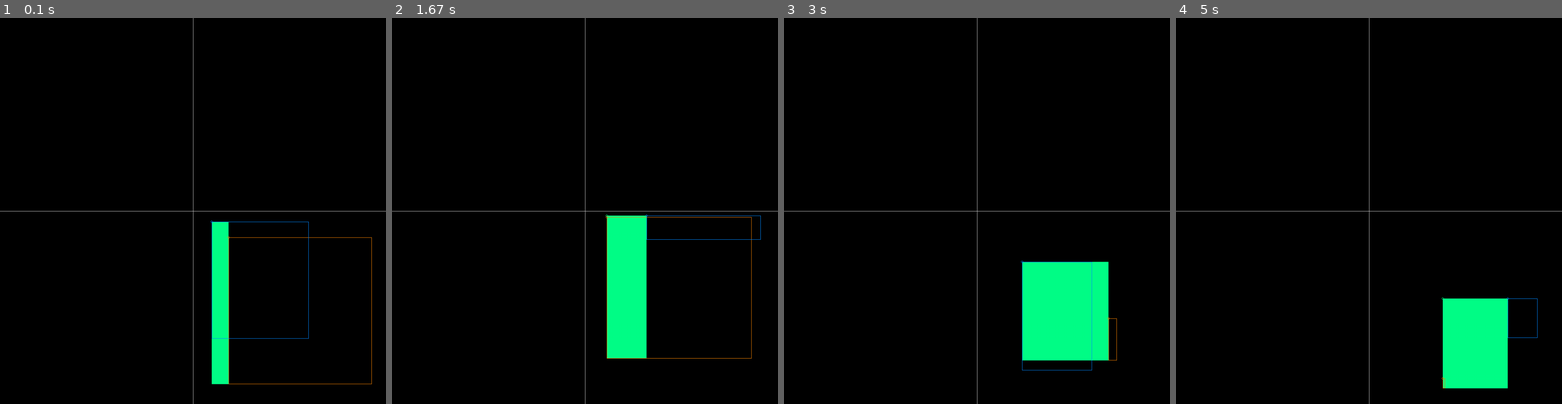
Above: before the commit, frames 1-4 (left to right).
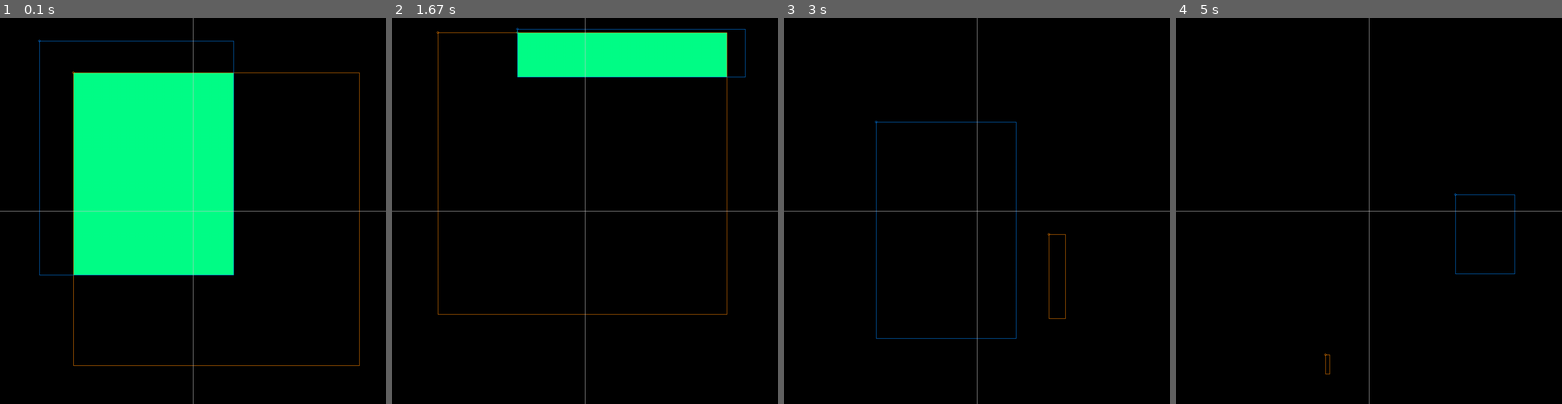
Above: after the commit, the same moments.

Repository: jancoufal/pyshards
Game: pygame game, started from interview-amazon-1.py
Same seed, same stepped clock (60 frames per second), same inputs: the game is played once before the commit and once after it.
Inputs:
- Up to frame 1 (0.1 s): no input
- Up to frame 2 (1.67 s): tap Enter at 0.33, 1.6 s; type "an" at 0.67 s; type "n" at 1.27 s
- Up to frame 3 (3 s): type "a" at 1.92 s; tap Enter at 2.48 s
- Up to frame 4 (5 s): type "r" at 3.98 s; tap Enter at 4.72 s

The runs differ from the first frame. In frame 1, 24% of the frame differs, in the area x 9-97%, y 5-95%; in frame 2, 11%; in frame 3, 6.2%; in frame 4, 4.2%.

Commit message:
amazon interview test - overlapping rectangles - probably done

Diff:
--- a/interview-amazon-1.py
+++ b/interview-amazon-1.py
@@ -12,7 +12,7 @@
 	screen_rect = pygame.Rect(0, 0, 1010, 1010)
 	screen = pygame.display.set_mode(screen_rect.size)
 
-	boundaries = (-500 * 0, -500 * 0, 500, 500)
+	boundaries = (-500, -500, 500, 500)
 	translate_by = MyPoint(screen_rect.width // 2, screen_rect.height // 2)
 
 	done = False
@@ -28,17 +28,14 @@
 
 			print(f"{r1}, {r2}, {r3}")
 
-			# map to viewport
-			r1 = r1.move(*translate_by.xy)
-			r2 = r2.move(*translate_by.xy)
-			r3 = r3.move(*translate_by.xy)
+			# draw & map to viewport
 
 			screen.fill(ColorEnum.BACKGROUND.color)
 
 			if r3 is not None:
-				draw_rect(screen, r3, width=0)
-			draw_rect(screen, r1)
-			draw_rect(screen, r2)
+				draw_rect(screen, r3.move(*translate_by.xy), width=0)
+			draw_rect(screen, r1.move(*translate_by.xy))
+			draw_rect(screen, r2.move(*translate_by.xy))
 
 			draw_axes(screen, translate_by)
 
@@ -80,13 +77,32 @@
 
 
 def get_overlapped_rect(r1, r2, color_enum):
-	return MyRect(
-		min(r1.p1.x, r2.p1.x),
-		min(r1.p2.y, r2.p1.y),
-		max(r1.p1.x, r2.p1.x),
-		max(r1.p2.y, r2.p1.y),
-		color_enum
-	)
+	x1, y1, x2, y2 = None, None, None, None
+
+	if r2.is_x_within(r1.p1.x):
+		x1 = r1.p1.x
+	elif r1.is_x_within(r2.p1.x):
+		x1 = r2.p1.x
+
+	if r2.is_y_within(r1.p1.y):
+		y1 = r1.p1.y
+	elif r1.is_y_within(r2.p1.y):
+		y1 = r2.p1.y
+
+	if r2.is_x_within(r1.p2.x):
+		x2 = r1.p2.x
+	elif r1.is_x_within(r2.p2.x):
+		x2 = r2.p2.x
+
+	if r2.is_y_within(r1.p2.y):
+		y2 = r1.p2.y
+	elif r1.is_y_within(r2.p2.y):
+		y2 = r2.p2.y
+
+	if x1 is None or y1 is None or x2 is None or y2 is None:
+		return None
+
+	return MyRect(x1, y1, x2, y2, color_enum)
 
 
 class MyPoint(object):
@@ -98,13 +114,16 @@
 		return f"point({self.x}, {self.y})"
 
 	@property
-	def x(self): return self._x
+	def x(self):
+		return self._x
 
 	@property
-	def y(self): return self._y
+	def y(self):
+		return self._y
 
 	@property
-	def xy(self): return self.x, self.y
+	def xy(self):
+		return self.x, self.y
 
 	def move(self, x, y):
 		return MyPoint(self.x + x, self.y + y)
@@ -137,14 +156,23 @@
 			abs(self.p1.y - self.p2.y)
 		)
 
-	@property
-	def p1(self): return self._p1
+	def is_x_within(self, x):
+		return self.p1.x <= x <= self.p2.x or self.p2.x <= x <= self.p1.x
+
+	def is_y_within(self, y):
+		return self.p1.y <= y <= self.p2.y or self.p2.y <= y <= self.p1.y
 
 	@property
-	def p2(self): return self._p2
+	def p1(self):
+		return self._p1
 
 	@property
-	def color(self): return self._clr
+	def p2(self):
+		return self._p2
+
+	@property
+	def color(self):
+		return self._clr
 
 	def move(self, x, y):
 		return MyRect.from_points(self._p1.move(x, y), self._p2.move(x, y), self.color)
@@ -155,6 +183,7 @@
 	RECT_ORANGE = pygame.color.Color("#ff8800")
 	RECT_BLUE = pygame.color.Color("#0088ff")
 	RECT_GREEN = pygame.color.Color("#00ff88")
+	RECT_RED = pygame.color.Color("#ff0000")
 	AXIS_X = pygame.color.Color("#cccccc")
 	AXIS_Y = pygame.color.Color("#cccccc")
 
